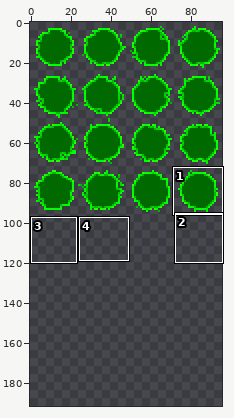
Sprite sheet: assets/hero.png. Above, an overview of the earlier version with the close-up marked.
Close-up. The starting point:
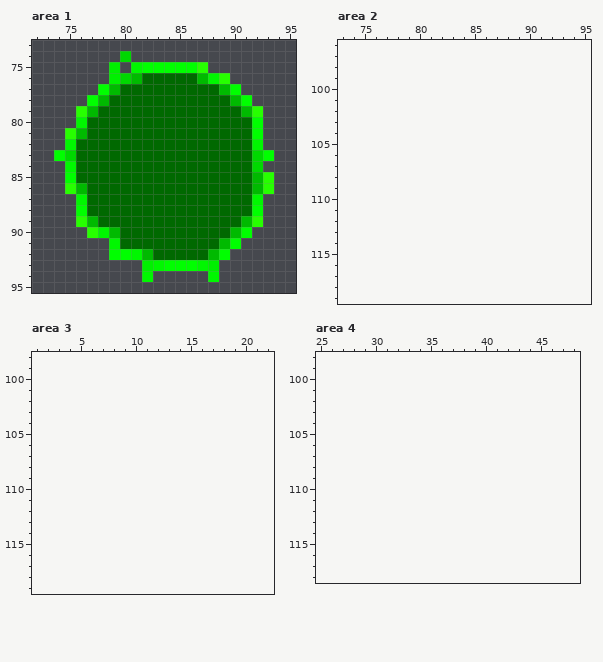
The file is 96x96 pixels. Colours within 5 levels of each other are drawn and written as one. Shown: area 1: x 72..95, y 73..95; area 2: x 73..95, y 96..119; area 3: x 1..22, y 98..119; area 4: x 25..48, y 98..118. The old version is drawn lined up with the new one, on the new canvas. The commit also changed other parts of the picture, which this record leaves out.
The same view after the edit:
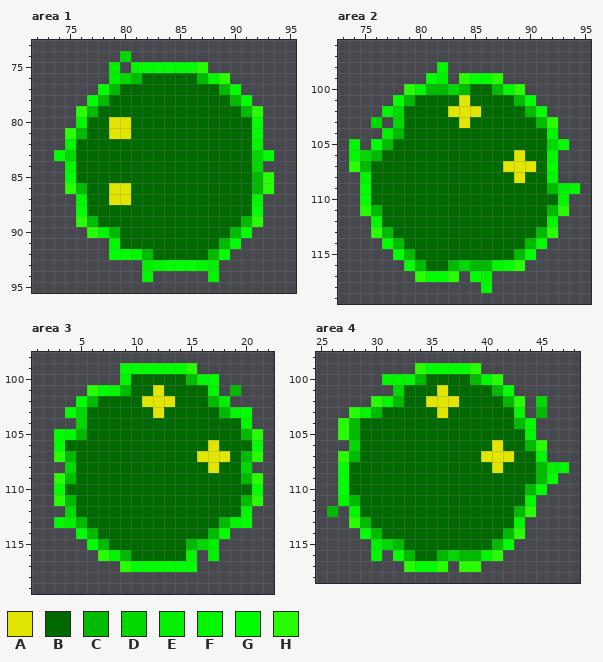
Palette (. is transparent): A #e2e500  B #006900  C #00ba00  D #00d800  E #00f000  F #00f700  G #00ff00  H #27ff00
From old to new:
canvas 96x96 -> 96x192
Changed rows in their new state; - is an unchanged pixel.
Area 1:
first column x 79:
80 AA
81 AA
first column x 79:
86 AA
87 AA
Area 2:
first column x 74:
 98 --------F------------
 99 -------GE-HGGH-------
100 -----HFCCDCBBCFH-----
101 ----GCBBBBABBBBCG----
102 ---FDBBBBAAABBBBCG---
103 --D-DBBBBBABBBBBBCH--
104 ---ECBBBBBBBBBBBBBF--
105 F-GCBBBBBBBBBBBBBBDG-
106 FDCBBBBBBBBBBBBABBF--
107 HCBBBBBBBBBBBBAAABG--
108 -FBBBBBBBBBBBBBABBF--
109 -GBBBBBBBBBBBBBBBBCEF
110 -GBBBBBBBBBBBBBBBBBF-
111 -HCBBBBBBBBBBBBBBBCH-
112 --FBBBBBBBBBBBBBBBF--
113 --HCBBBBBBBBBBBBBCH--
114 ---GCBBBBBBBBBBBCG---
115 ----GCBBBBBBBBBCG----
116 -----GCBBCDCCFGH-----
117 ------HGGH-GE--------
118 ------------F--------
Area 3:
first column x 3:
 99 ------GGGGGGH------
100 ------FBBBBBCFG----
101 ---HGFCBBABBBBF-C--
102 --GCBBBBAAABBBCE---
103 -GDBBBBBBABBBBBCFG-
104 --DBBBBBBBBBBBBBBF-
105 GFCBBBBBBBBBBBBBBCH
106 GBBBBBBBBBBBBBABBBG
107 HCBBBBBBBBBBBAAABCH
108 -DBBBBBBBBBBBBABBD-
109 HCBBBBBBBBBBBBBBBCH
110 GBBBBBBBBBBBBBBBBBG
111 HCBBBBBBBBBBBBBBBCH
112 -DBBBBBBBBBBBBBBBF-
113 FECBBBBBBBBBBBBCFG-
114 --GCBBBBBBBBBBCG---
115 ---GCBBBBBBBCDE----
116 ----HFCBBBBBF-F----
117 ------HGGGGGG------
Area 4:
first column x 26:
 99 --------HGGGGH--------
100 -----FFFCBBBBCFH------
101 ------DBBBABBBBCG-----
102 ----HFCBBAAABBBBCH-D--
103 --HFCBBBBBABBBBBBF-C--
104 -HCBBBBBBBBBBBBBBCF---
105 -HCBBBBBBBBBBBBBBBF---
106 --DBBBBBBBBBBBBABBCH--
107 -HCBBBBBBBBBBBAAABBF--
108 -GBBBBBBBBBBBBBABBBCEF
109 -GBBBBBBBBBBBBBBBBBCG-
110 -GBBBBBBBBBBBBBBBBCG--
111 -FCBBBBBBBBBBBBBBBF---
112 C-FBBBBBBBBBBBBBBCH---
113 --HCBBBBBBBBBBBBBF----
114 ---GCBBBBBBBBBBBCH----
115 ----EDCBBBBBBBBCG-----
116 ----F-GCBBCDCCFH------
117 -------HGGH-HH--------
